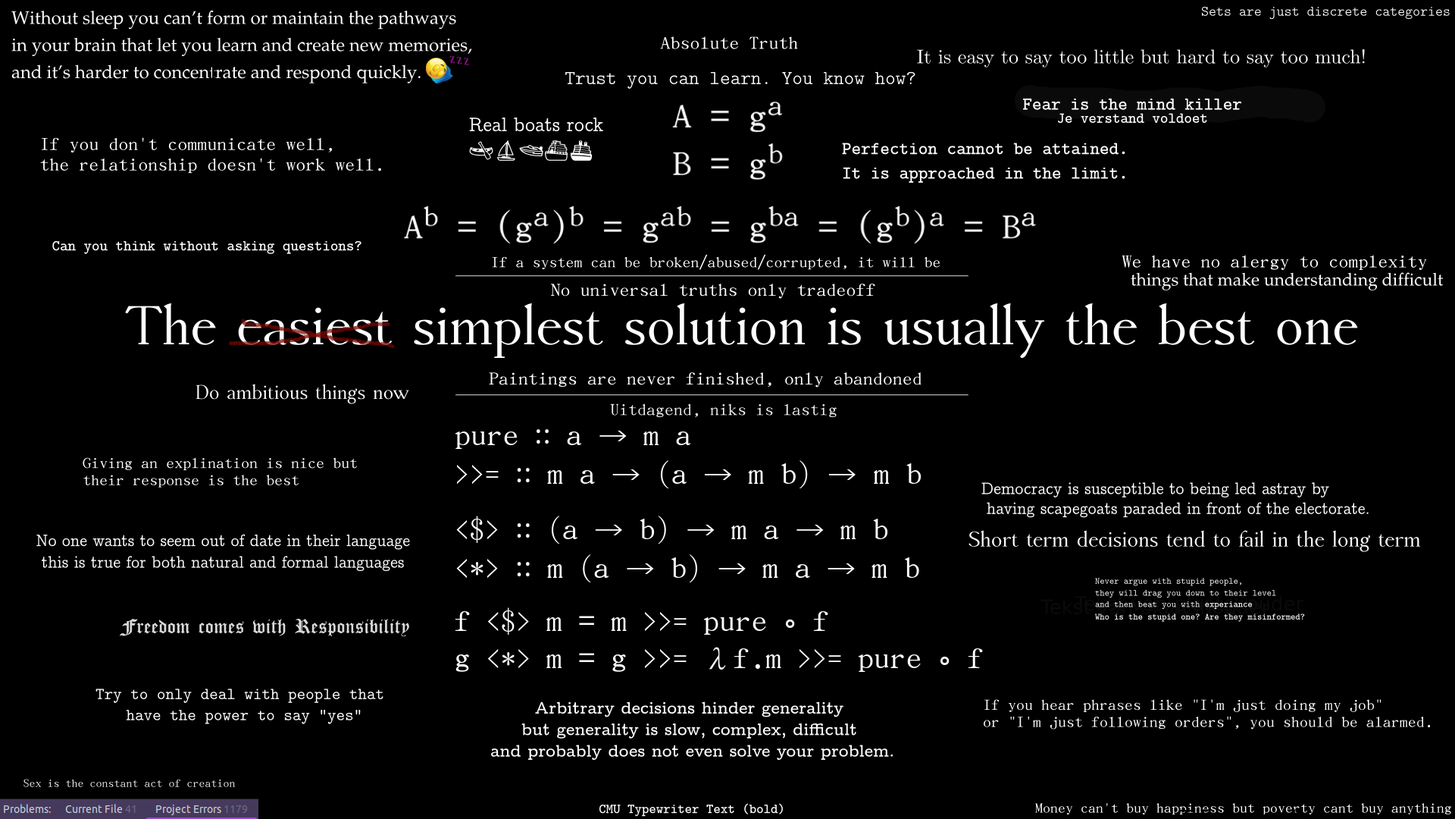
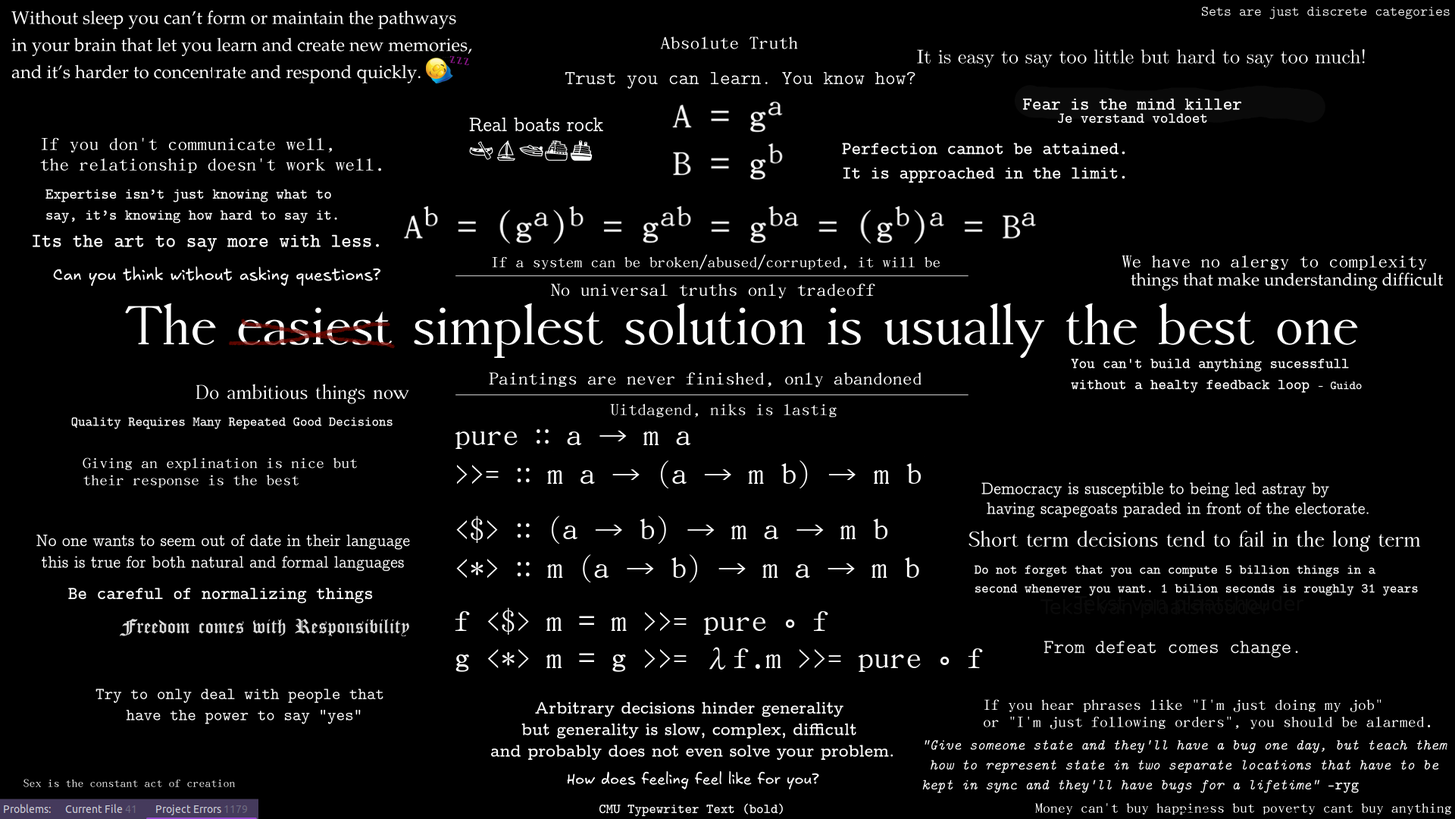
Before/after of a (1455, 819) layered artwork. What changed in the layer stack:
painted on "Vectorlaag 1" (4th of 4) over (97, 358, 1359, 430)
painted on "Tekenlaag 3 (geplakt)" over (194, 188, 1448, 793)
painted on "monads big" over (388, 419, 1018, 593)
painted on "sleep + arbitrary hinders" over (32, 188, 1448, 793)
painted on "background" over (32, 188, 1448, 793)
